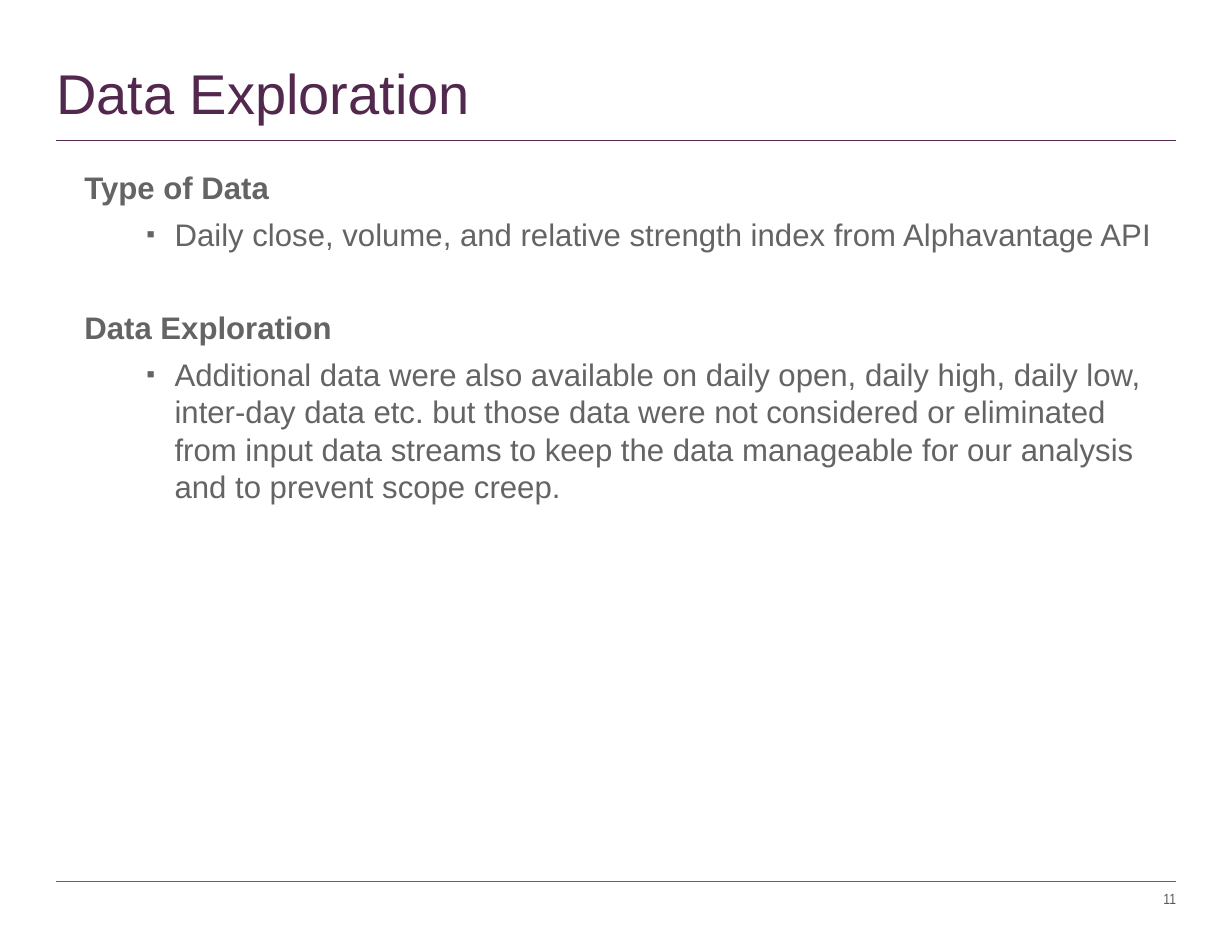
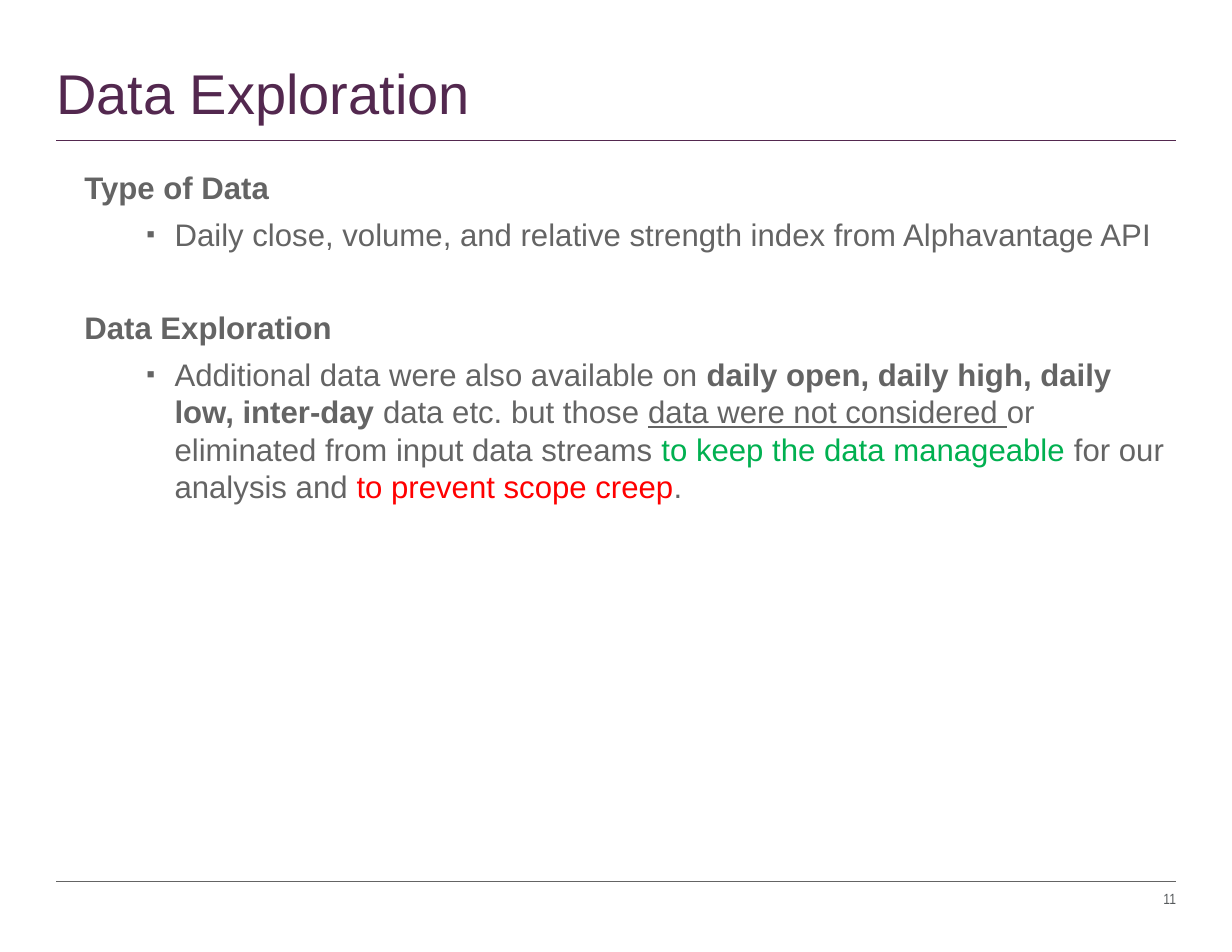
Before and after one commit to timothyyu/pr1-apple-stock-analysis, a slide deck: slide 11 of DataScience Project-One_Rutgers.pptx. Drawn at 1232x952 pixels with LibreOffice and Linux fonts; fonts in the diff are those of the drawing. Boxes give left, top, right and bottom in pixels: in the first picture for what was removed or moved away, otherwise in the second. Text is boxed around its words. In the diff, an @@ line names an element or a change of style, - is before the commit and + after.

Commit message:
further updates to summary.txt and ppt. analysis questions state 2 of 4

```diff
--- a/DataScience Project-One_Rutgers.pptx
+++ b/DataScience Project-One_Rutgers.pptx
@@ text at (175,363,1164,504): text colour #646464 to #00B050 in "to keep the data manageable"; text colour #646464 to #FF0000 in "to prevent scope creep."; bold on in "daily open, daily high, daily low, inter-day"; underline on in "data were not considered" @@
```
Also in this commit, not shown: 6 other slides changed, 1 other file.
